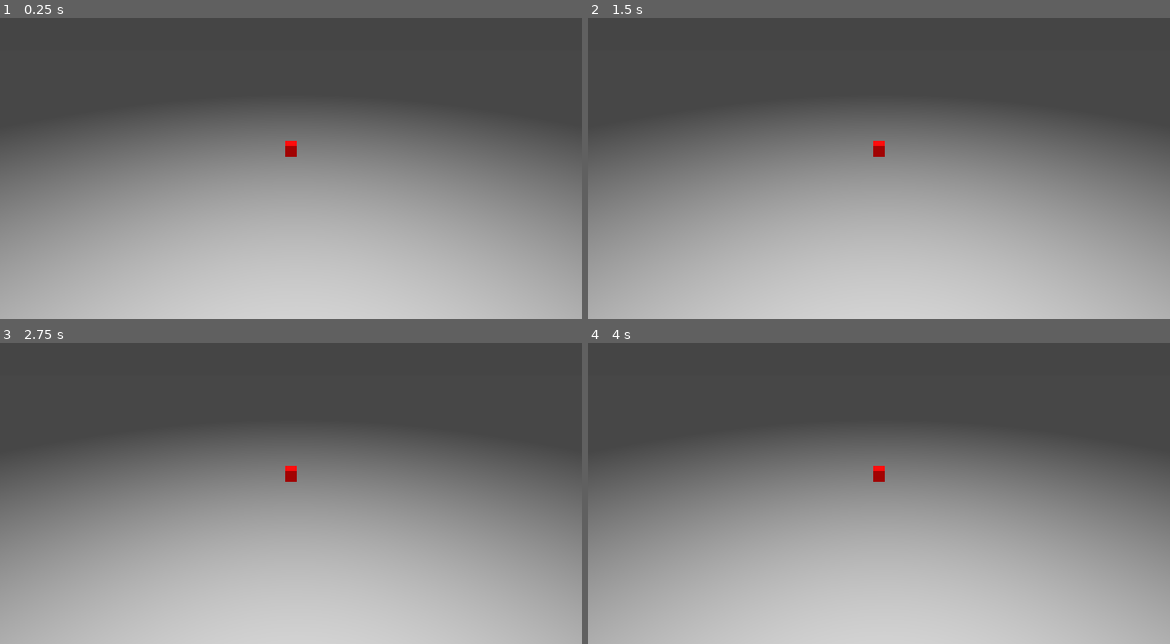
Above: before the commit, frames 1-4 (two rows, left to right).
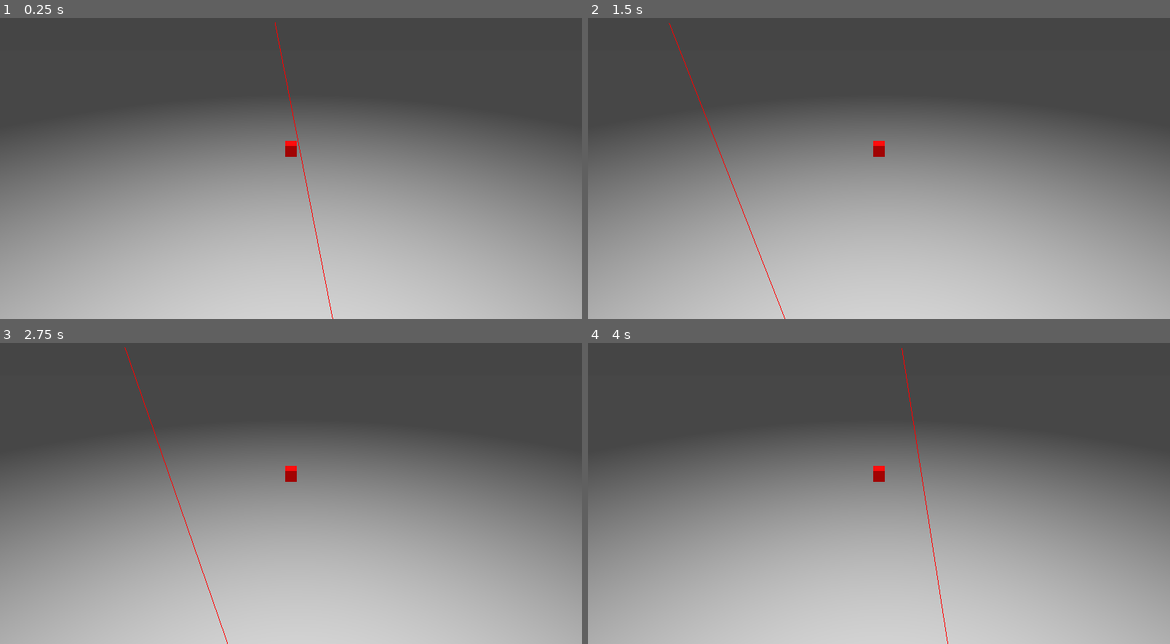
Above: after the commit, the same moments.

Repository: JohnMeadow1/GodotGeometryElements
Game: Godot game, scene res://main.tscn
Same seed, same stepped clock (60 frames per second), same inputs: the game is played once before the commit and once after it.
Inputs (mouse positions are in pixels of both pictures, inside the frame that each line leads up to):
- Up to frame 1 (0.25 s): no input
- Up to frame 2 (1.5 s): move the mouse to (1007, 132) at 0.52 s; click (1007, 132) at 0.67 s; move the mouse to (762, 165) at 1.27 s; click (762, 165) at 1.42 s
- Up to frame 3 (2.75 s): move the mouse to (349, 400) at 2.02 s; click (349, 400) at 2.17 s
- Up to frame 4 (4 s): move the mouse to (849, 541) at 2.77 s; click (849, 541) at 2.92 s; move the mouse to (1053, 523) at 3.52 s; click (1053, 523) at 3.67 s

The runs differ from the first frame. In frame 1, 0.1% of the frame differs, in the area x 47-58%, y 1-100%; in frame 2, 0.1%; in frame 3, 0.1%; in frame 4, 0.1%.

Commit message:
Fixed initail rotation bug

Diff:
--- a/godot_3/starting/ray_triangle_intersection/main.gd
+++ b/godot_3/starting/ray_triangle_intersection/main.gd
@@ -18,6 +18,9 @@
 var is_target_hit = false
 
 func _ready():
+	$Target_geometry.rotation_degrees  = Vector3(0.0,0.0,0.0)
+	$Target_wireframe.rotation_degrees = Vector3(0.0,0.0,0.0)
+
 	generate_geometry()
 	generate_geometry_wireframe()
 
--- a/godot_3/starting/ray_triangle_intersection/main.tscn
+++ b/godot_3/starting/ray_triangle_intersection/main.tscn
@@ -455,7 +455,7 @@
 
 [node name="Source" type="MeshInstance" parent="." index="2"]
 
-transform = Transform( 1, 0, 0, 0, 1, 0, 0, 0, 1, 5.75726, -0.006479, 5.76657 )
+transform = Transform( 1, 0, 0, 0, 1, 0, 0, 0, 1, 0.33, 0, 6 )
 layers = 1
 material_override = SubResource( 5 )
 cast_shadow = 1
@@ -501,7 +501,7 @@
 
 [node name="Target_geometry" type="ImmediateGeometry" parent="." index="5"]
 
-transform = Transform( -0.442152, 0, 0.897176, 0, 1, 0, -0.897176, 0, -0.442152, 0, 0, 0 )
+transform = Transform( 0.876787, 0, -0.481409, 0, 1, 0, 0.481409, 0, 0.876787, 0, 0, 0 )
 layers = 1
 material_override = ExtResource( 3 )
 cast_shadow = 1
@@ -515,7 +515,7 @@
 
 [node name="Target_wireframe" type="ImmediateGeometry" parent="." index="6"]
 
-transform = Transform( -0.442152, 0, 0.897176, 0, 1, 0, -0.897176, 0, -0.442152, 0, 0, 0 )
+transform = Transform( 0.876787, 0, -0.481409, 0, 1, 0, 0.481409, 0, 0.876787, 0, 0, 0 )
 layers = 1
 material_override = SubResource( 10 )
 cast_shadow = 0
